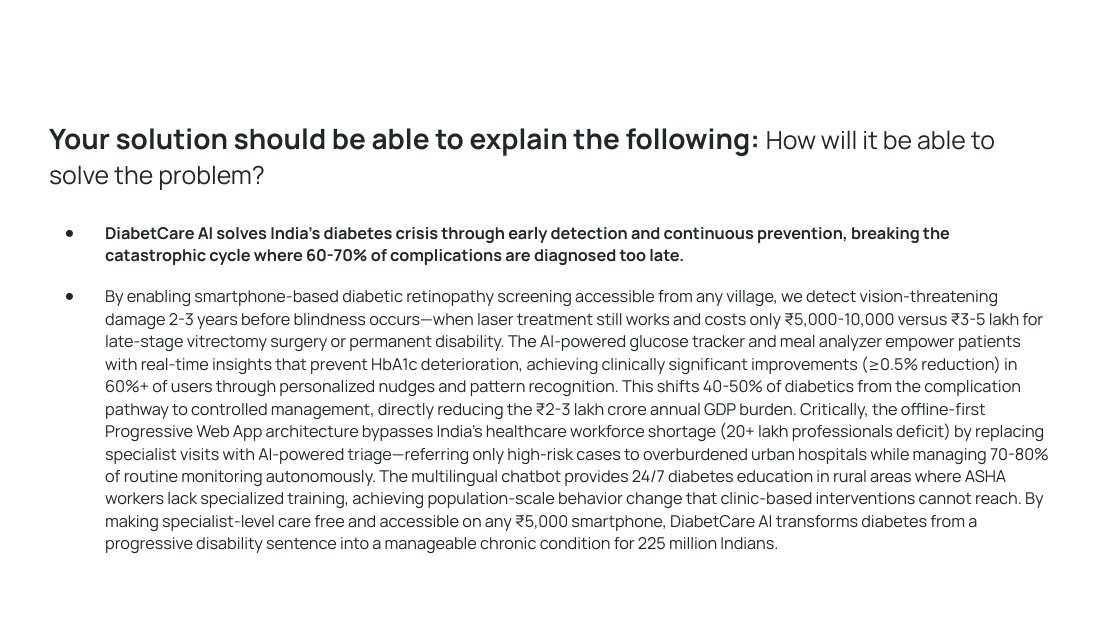
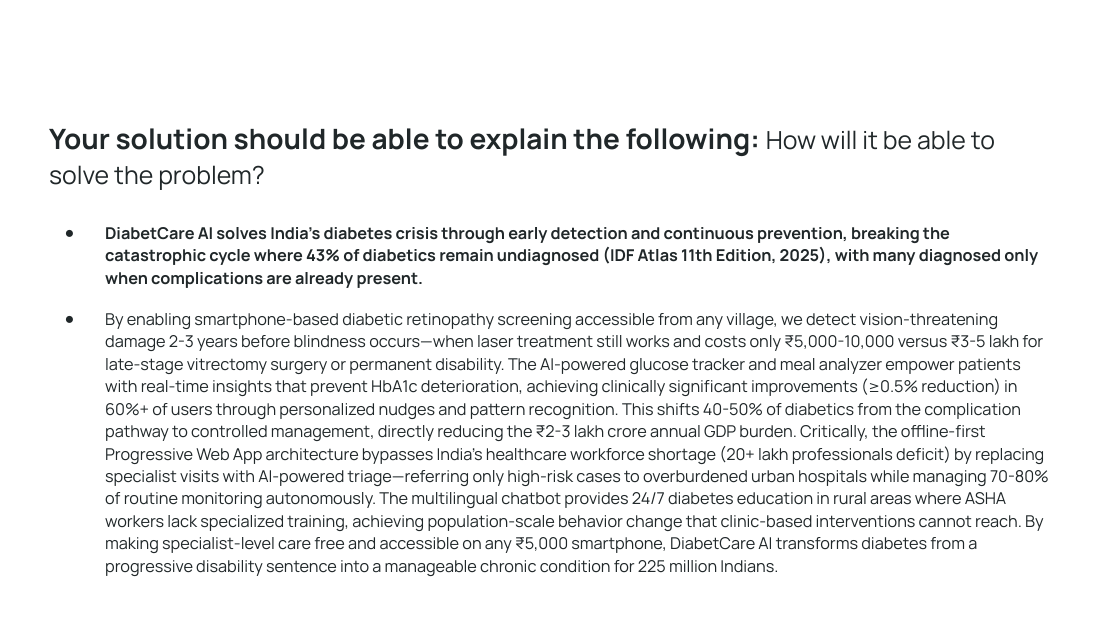
Before and after one commit to brainupgrade-in/aiforbharat2, a slide deck: slide 4 of Idea Submission _ AWS AI for Bharat Hackathon.pptx. Drawn at 1120x630 pixels with LibreOffice and Linux fonts; fonts in the diff are those of the drawing; background and template pictures are left out. Boxes give left, top, right and bottom in pixels: in the first picture for what was removed or moved away, otherwise in the second. Text is boxed around its words. In the diff, an @@ line names an element or a change of style, - is before the commit and + after.

```diff
--- a/Idea Submission _ AWS AI for Bharat Hackathon.pptx
+++ b/Idea Submission _ AWS AI for Bharat Hackathon.pptx
@@ text at <box>105,227,1038,288</box>: text changed @@
-● DiabetCare AI solves India's diabetes crisis through early detection and continuous prevention, breaking the catastrophic cycle where 60-70% of complications are diagnosed too late.
+● DiabetCare AI solves India's diabetes crisis through early detection and continuous prevention, breaking the catastrophic cycle where 43% of diabetics remain undiagnosed (IDF Atlas 11th Edition, 2025), with many diagnosed only when complications are already present.
```
Also in this commit, not shown: 10 other files.
